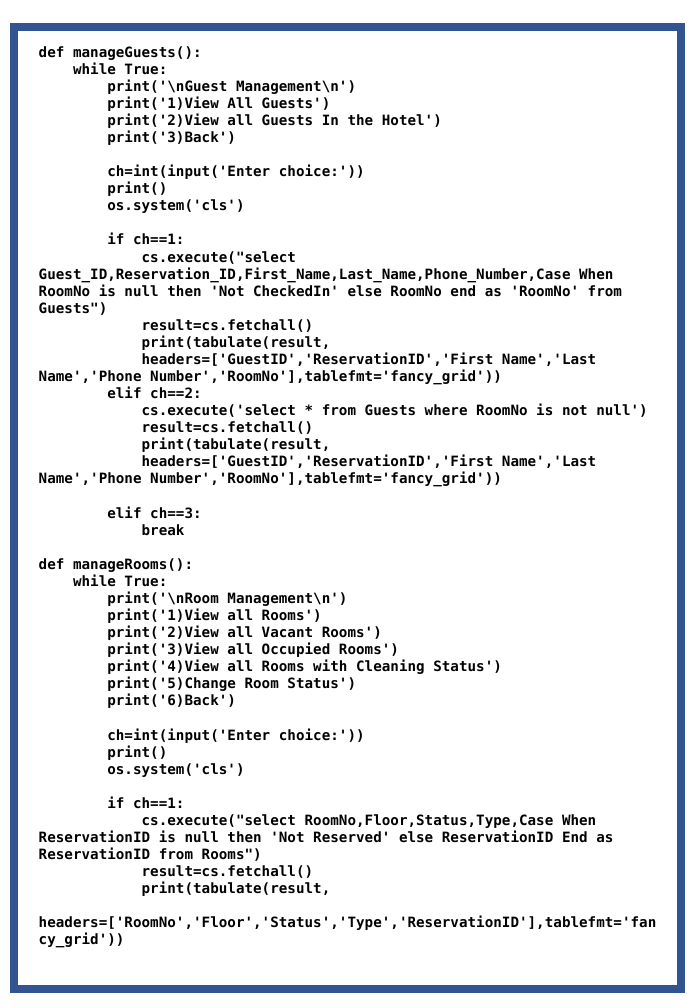
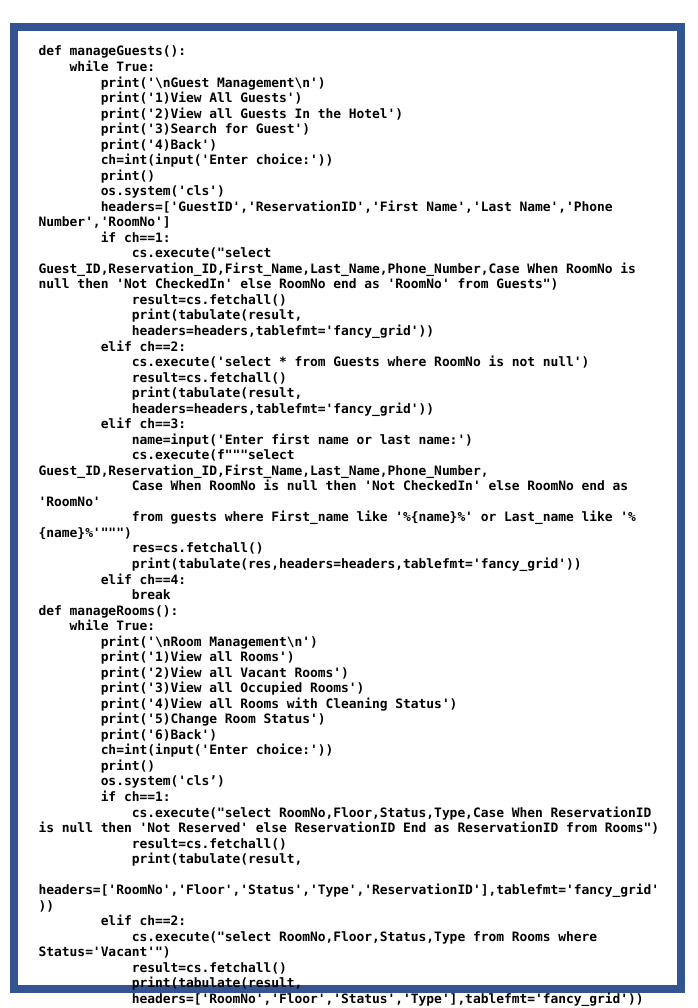
Before and after one commit to Agentgilspy/Hotel, a slide deck: slide 20 of Computer Project.pptx. Drawn at 698x1008 pixels with LibreOffice and Linux fonts; fonts in the diff are those of the drawing. Boxes give left, top, right and bottom in pixels: in the first picture for what was removed or moved away, otherwise in the second. Text is boxed around its words. In the diff, an @@ line names an element or a change of style, - is before the commit and + after.

```diff
--- a/Computer Project.pptx
+++ b/Computer Project.pptx
@@ text at [39,45,659,897]: size 11 to 10 pt in "def manageGuests():", "while True:", "print('\nGuest Management\n')", "print('1)View All Guests')" and 30 more places @@
@@ text at [101,123,310,152]: text changed; size 11 to 10 pt @@
-print('3)Back')
+print('3)Search for Guest')
+print('4)Back')
@@ text at [39,200,613,228]: paragraph added @@
+headers=['GuestID','ReservationID','First Name','Last Name','Phone Number','RoomNo']
@@ text at [132,325,435,338]: text changed; size 11 to 10 pt @@
-headers=['GuestID','ReservationID','First Name','Last Name','Phone Number','RoomNo'],tablefmt='fancy_grid'))
+headers=headers,tablefmt='fancy_grid'))
@@ text at [132,402,435,416]: text changed; size 11 to 10 pt @@
-headers=['GuestID','ReservationID','First Name','Last Name','Phone Number','RoomNo'],tablefmt='fancy_grid'))
+headers=headers,tablefmt='fancy_grid'))
@@ text at [39,433,629,584]: paragraphs added @@
+name=input('Enter first name or last name:')
+cs.execute(f"""select Guest_ID,Reservation_ID,First_Name,Last_Name,Phone_Number,
+Case When RoomNo is null then 'Not CheckedIn' else RoomNo end as 'RoomNo'
+from guests where First_name like '%{name}%' or Last_name like '%{name}%'""")
+res=cs.fetchall()
+print(tabulate(res,headers=headers,tablefmt='fancy_grid'))
+elif ch==4:
@@ text at [101,775,225,788]: text changed; size 11 to 10 pt @@
-os.system('cls')
+os.system('cls’)
@@ text at [39,915,644,1006]: paragraphs added @@
+elif ch==2:
+cs.execute("select RoomNo,Floor,Status,Type from Rooms where Status='Vacant'")
+result=cs.fetchall()
+print(tabulate(result,
+headers=['RoomNo','Floor','Status','Type'],tablefmt='fancy_grid'))
```
Also in this commit, not shown: 13 other slides changed, 3 slides added, 2 slides removed.
